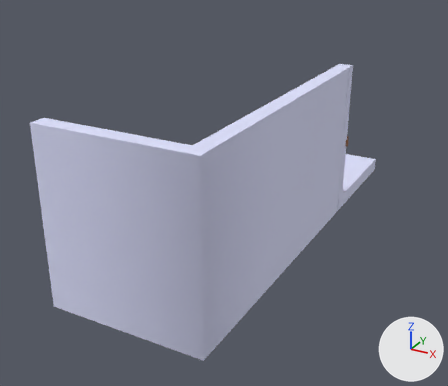
A saved change to the FBX model GGJ2020_IcanRevival/Assets/Graph/3D/Asset/Tileset.FBX.
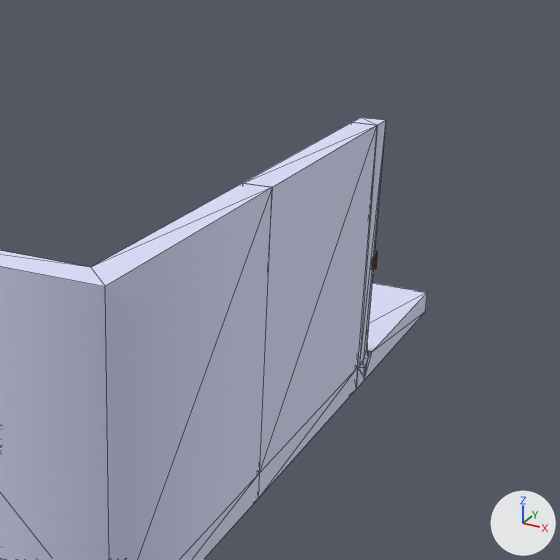
Each version appears first whole from a 50 mm lens placed at (3.62, -7.35, 4.07), pointed at (-0.76, 0.62, 0.08), and next in a close-up on the part from 32% to 100% of the width and 0% to 79% of the height. Arrows for +X, +Y and +Z are at lower right; the lights stay in place. The close-ups show mesh edges as thin lines. Where no turn or scale is listed for an object, it has been applied to the vertices.

The scene before the commit, as lines of its bpy script (objects in view):
```python
me_mesh = bpy.data.meshes.new('Mesh')
me_mesh.from_pydata(...)  # 58 vertices, 108 faces; spans x -1.0..1.0, y -1.0..1.0, z 0.0..2.2
# faces by material slot: [64, 36, 2, 6]
me_mesh.materials.append(mat_material__36)  # white #dfe2ff
me_mesh.materials.append(mat_material__36_001)  # brown #925d38
me_mesh.materials.append(mat_material__36_002)  # white #dfe2ff
me_mesh.materials.append(mat_material__36_003)  # grey #9c9eb7
me_mesh_001 = bpy.data.meshes.new('Mesh.001')
me_mesh_001.from_pydata(...)  # 75 vertices, 142 faces; spans x -1.0..1.0, y -1.0..1.0, z 0.0..2.2
# faces by material slot: [72, 56, 2, 12]
me_mesh_001.materials.append(mat_material__36)  # white #dfe2ff
me_mesh_001.materials.append(mat_material__36_001)  # brown #925d38
me_mesh_001.materials.append(mat_material__36_002)  # white #dfe2ff
me_mesh_001.materials.append(mat_material__36_003)  # grey #9c9eb7
me_mesh_002 = bpy.data.meshes.new('Mesh.002')
me_mesh_002.from_pydata(...)  # 73 vertices, 138 faces; spans x -1.0..1.0, y -1.0..1.0, z 0.0..2.2
# faces by material slot: [66, 56, 4, 12]
me_mesh_002.materials.append(mat_material__36)  # white #dfe2ff
me_mesh_002.materials.append(mat_material__36_001)  # brown #925d38
me_mesh_002.materials.append(mat_material__36_002)  # white #dfe2ff
me_mesh_002.materials.append(mat_material__36_003)  # grey #9c9eb7
ob_box001 = bpy.data.objects.new('Box001', me_mesh)
ob_box001.location = (-0.003, -0.003, 0.0)
ob_box002 = bpy.data.objects.new('Box002', me_mesh_001)
ob_box002.location = (-0.003, -2.003, 0.0)
ob_box004 = bpy.data.objects.new('Box004', me_mesh_002)
ob_box004.location = (-0.003, 1.997, 0.0)
```
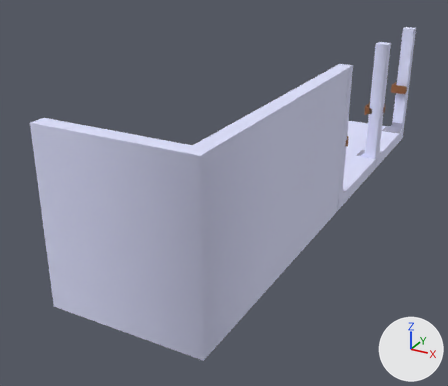
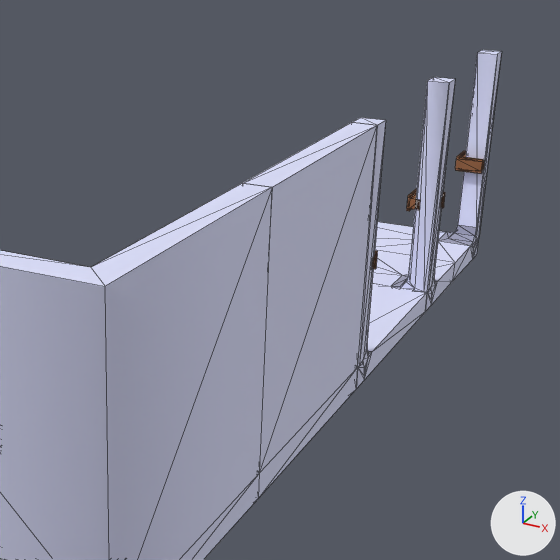
Patch to the scene script:
```diff
--- a/GGJ2020_IcanRevival/Assets/Graph/3D/Asset/Tileset.FBX.py
+++ b/GGJ2020_IcanRevival/Assets/Graph/3D/Asset/Tileset.FBX.py
@@ me_mesh_004 @@
+me_mesh_004.from_pydata(...)  # 144 vertices, 276 faces; spans x -1.0..1.0, y -1.0..1.0, z 0.0..2.2
+# faces by material slot: [130, 112, 10, 24]
+me_mesh_004.materials.append(mat_material__36)  # white #dfe2ff
+me_mesh_004.materials.append(mat_material__36_001)  # brown #925d38
+me_mesh_004.materials.append(mat_material__36_002)  # white #dfe2ff
+me_mesh_004.materials.append(mat_material__36_003)  # grey #9c9eb7
@@ ob_box007 @@
+ob_box007 = bpy.data.objects.new('Box007', me_mesh_004)
+ob_box007.location = (-0.003, 3.997, 0.0)
```

Pixel boxes (x1, y1, x2, y2) of what changed, in the close-ups (560 x 560 px):
'Box007', added
    after: (372, 50, 502, 312)
    faces in mat_material__36 (white #dfe2ff): (393, 50, 502, 312)
    faces in mat_material__36_002 (white #dfe2ff): (372, 222, 470, 286)
    faces in mat_material__36_001 (brown #925d38): (407, 151, 485, 211)
    faces in mat_material__36_003 (grey #9c9eb7): (392, 225, 476, 286)
